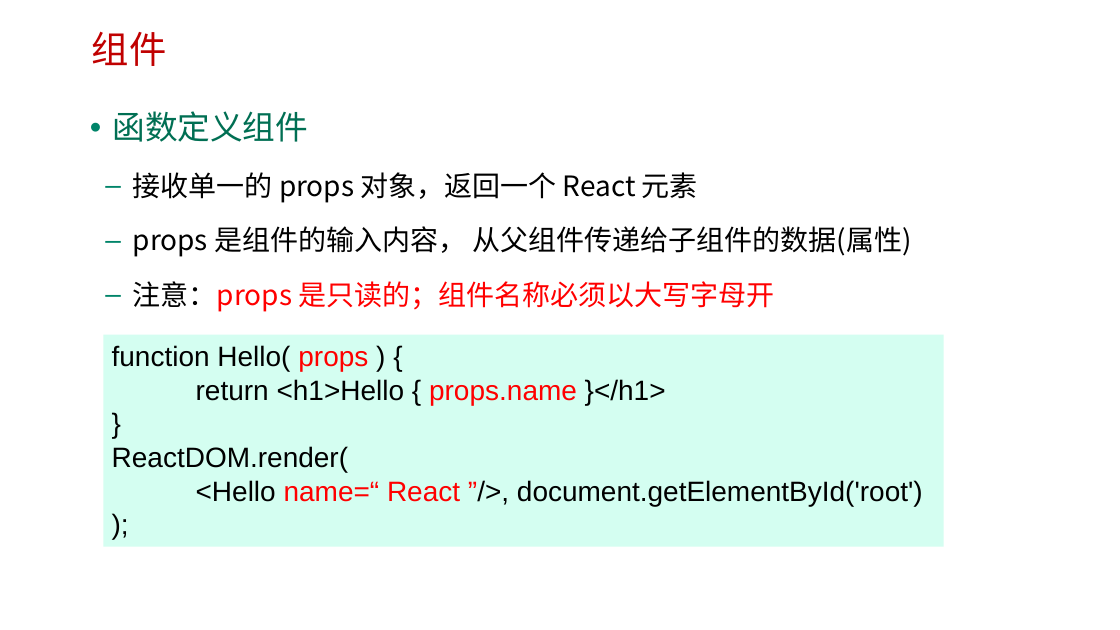
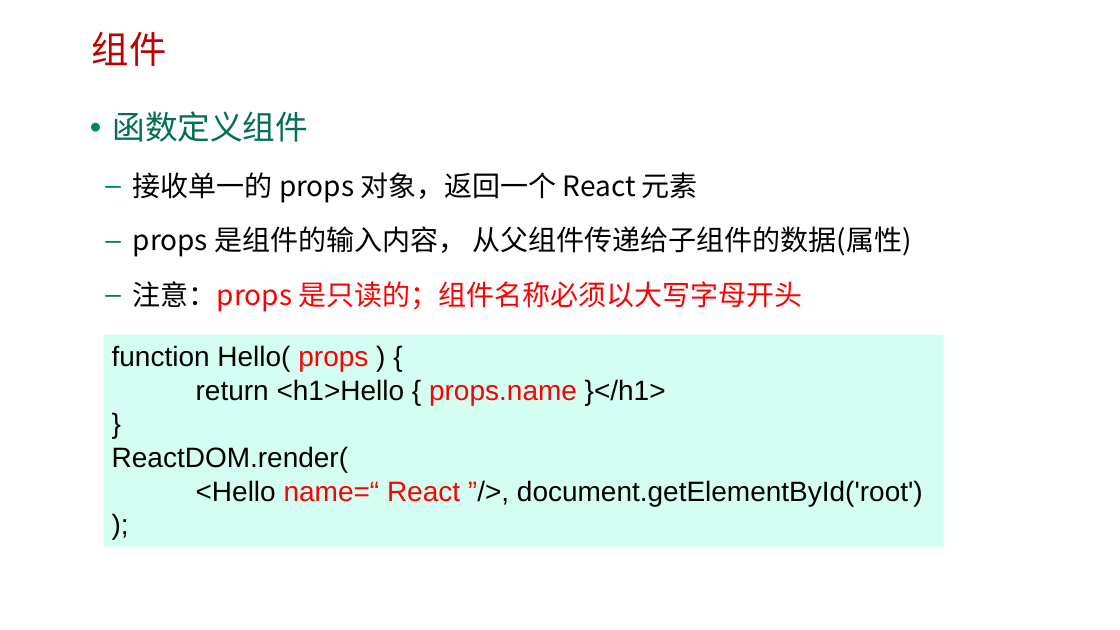
Before and after one commit to HL1115/react, a slide deck: slide 12 of reactjs/ppt/1-2 React基础语法.pptx. Drawn at 1120x630 pixels with LibreOffice and Linux fonts; fonts in the diff are those of the drawing; background and template pictures are left out. Boxes give left, top, right and bottom in pixels: in the first picture for what was removed or moved away, otherwise in the second. Text is boxed around its words. In the diff, an @@ line names an element or a change of style, - is before the commit and + after.

```diff
--- a/reactjs/ppt/1-2 React基础语法.pptx
+++ b/reactjs/ppt/1-2 React基础语法.pptx
@@ text at (x1=133, y1=281, x2=802, y2=312): text changed @@
-  – 注意：props 是只读的；组件名称必须以大写字母开
+  – 注意：props 是只读的；组件名称必须以大写字母开头
```
Also in this commit, not shown: 1 other slide changed, 7 other files.
